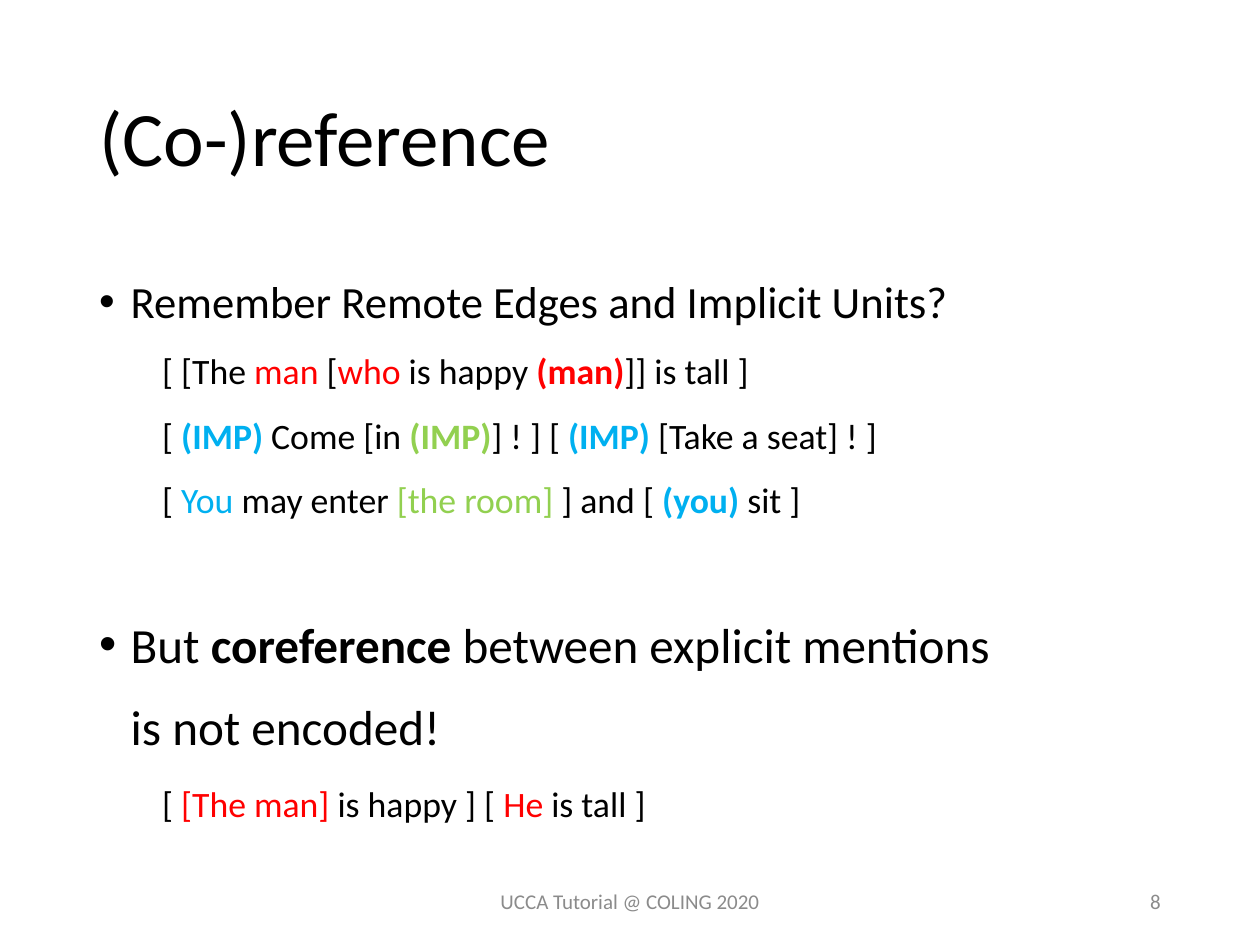
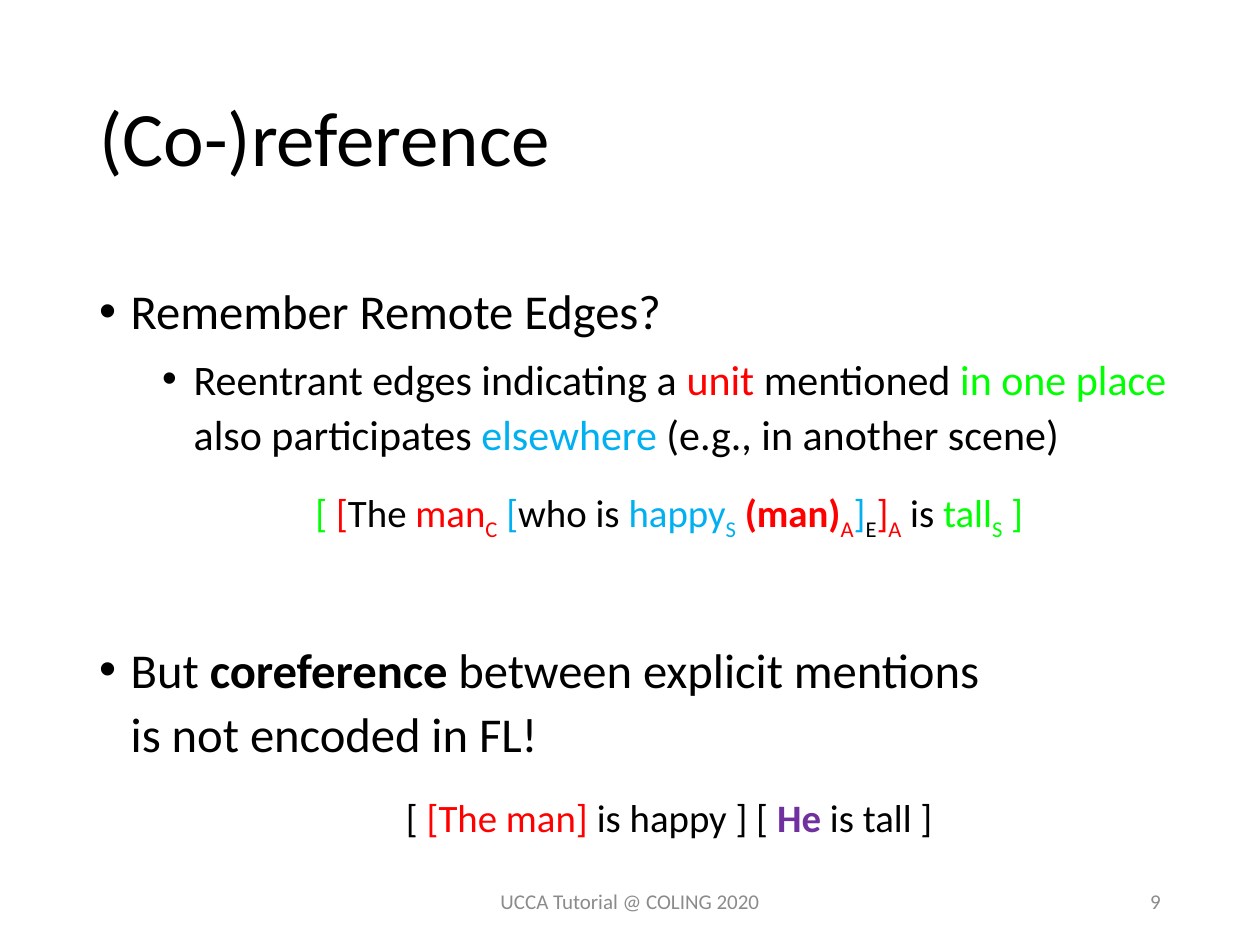
Before and after one commit to UniversalConceptualCognitiveAnnotation/tutorial, a slide deck: slide 9 of UCCA Extensions Comparison.pptx (slide 8 before the commit). Drawn at 1260x945 pixels with LibreOffice and Linux fonts; fonts in the diff are those of the drawing. Boxes give left, top, right and bottom in pixels: in the first picture for what was removed or moved away, otherwise in the second. Text is boxed around its words. In the diff, an @@ line names an element or a change of style, - is before the commit and + after.

```diff
--- a/UCCA Extensions Comparison.pptx
+++ b/UCCA Extensions Comparison.pptx
@@ text at (131, 295, 1166, 753): text changed; size 20.4 to 24.1 pt @@
-• Remember Remote Edges and Implicit Units?
-  [ [The man [who is happy (man)]] is tall ]
-  [ (IMP) Come [in (IMP)] ! ] [ (IMP) [Take a seat] ! ]
-  [ You may enter [the room] ] and [ (you) sit ]
-• But coreference between explicit mentions
-  is not encoded!
+• Remember Remote Edges?
+  • Reentrant edges indicating a unit mentioned in one place also participates elsewhere (e.g., in another scene)
+  [ [The manC [who is happyS (man)A]E]A is tallS ]
+• But coreference between explicit mentions
+  is not encoded in FL!
@@ text at (427, 804, 912, 839): size 20.4 to 22.2 pt in "[ [The man] is happy ] [ ..."; text colour #FF0000 to #7030A0, bold on in "He"; alignment left to centre; line spacing 1.4 to 1.5 @@
@@ page number at (1150, 895, 1161, 909): text changed @@
-8
+9
```
Also in this commit, not shown: 15 other slides changed, 10 slides added.
